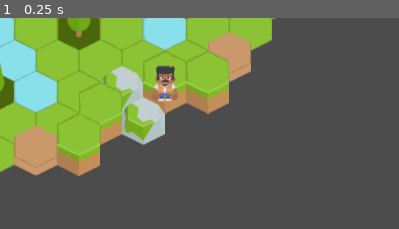
Above: before the commit, frame 1.
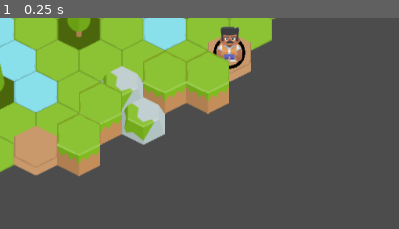
Above: after the commit, the same moment.

Repository: pitrak1/code-battle
Game: Godot game, scene res://Main.tscn
Two runs of this game, one before a commit and one after it. Both use one fixed random seed, a clock stepped at 60 frames per second and the inputs below.
Inputs:
- Up to frame 1 (0.25 s): no input
The pictures show only the part of the screen within x 40-90%, y 38-88%; the shares and areas given below are measured in that part.

The runs differ from the first frame. In frame 1, 1.8% of the frame differs, in the area x 38-62%, y 3-40%.

Commit message:
Fixed sprite offset for different tile types

Diff:
--- a/Consts.gd
+++ b/Consts.gd
@@ -1,6 +1,16 @@
 extends Node2D
 
 enum {HIGH, LOW, MIDDLE, ROCK, TREE, WATER}
+
+const TILE_SPRITE_OFFSETS = [
+	-30,
+	0,
+	-10,
+	0,
+	0,
+	0,
+]
+const TILE_HIGHLIGHT_OFFSET = -18
 
 const TILE_DIAMETER = 55
 const TILE_ROW_HEIGHT = 40
--- a/Main.gd
+++ b/Main.gd
@@ -14,7 +14,8 @@
 	add_child(world)
 	world.setup(Consts.LEVEL_1)
 	world.create_and_place_actor("Paladin Boy", Consts.CHARACTERS.PALADIN, Vector2(3, 4))
-	world.move_actor("Paladin Boy", Vector2(6, 7))
+	world.move_actor("Paladin Boy", Vector2(5, 8))
+	world.highlight(Vector2(5, 8))
 
 	$UI.setup(self)
 
--- a/Tile.gd
+++ b/Tile.gd
@@ -8,6 +8,8 @@
 var __water_sprite = preload("res://assets/water.png")
 
 var __tile_sprites
+
+var __tile_type
 var __actor
 
 func _ready():
@@ -21,7 +23,9 @@
 	}
 
 func setup(tile_type):
+	__tile_type = tile_type
 	$Sprite.texture = __tile_sprites[tile_type]
+	$HighlightSprite.position = Vector2(0, Consts.TILE_HIGHLIGHT_OFFSET + Consts.TILE_SPRITE_OFFSETS[tile_type])
 
 func set_actor(actor):
 	if __actor:
@@ -29,6 +33,7 @@
 
 	if actor:
 		add_child(actor)
+		actor.position = Vector2(0, Consts.TILE_SPRITE_OFFSETS[__tile_type])
 
 	__actor = actor
 
--- a/World.gd
+++ b/World.gd
@@ -52,3 +52,6 @@
 		tiles[__current_position.x][__current_position.y].set_actor(null)
 		__actor.grid_position = grid_position
 		tiles[grid_position.x][grid_position.y].set_actor(__actor)
+
+func highlight(grid_position):
+	tiles[grid_position.x][grid_position.y].highlight()
